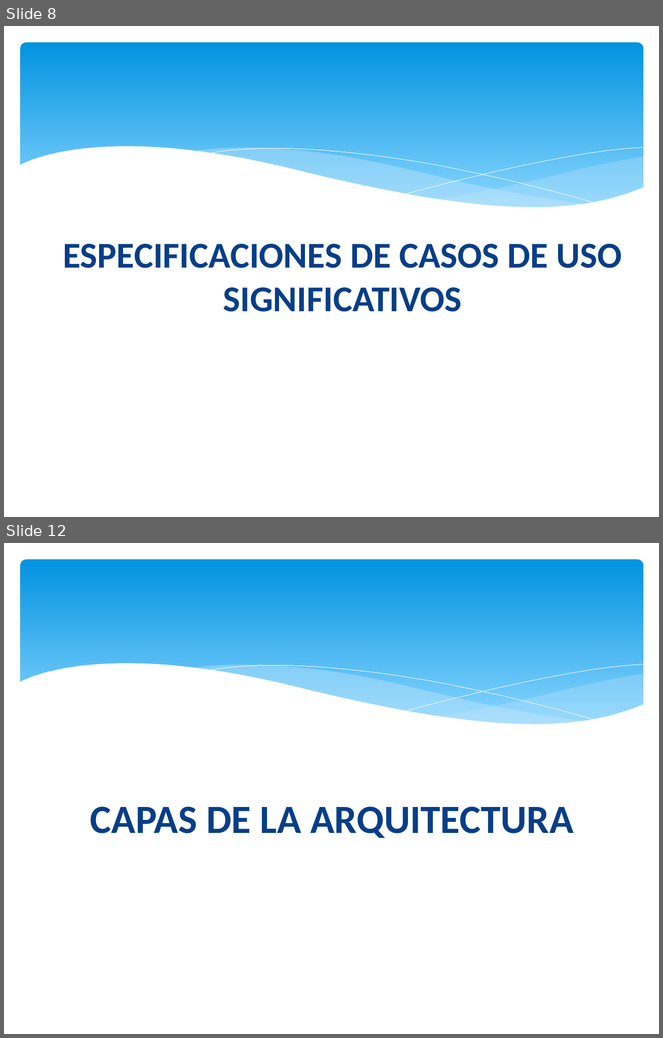
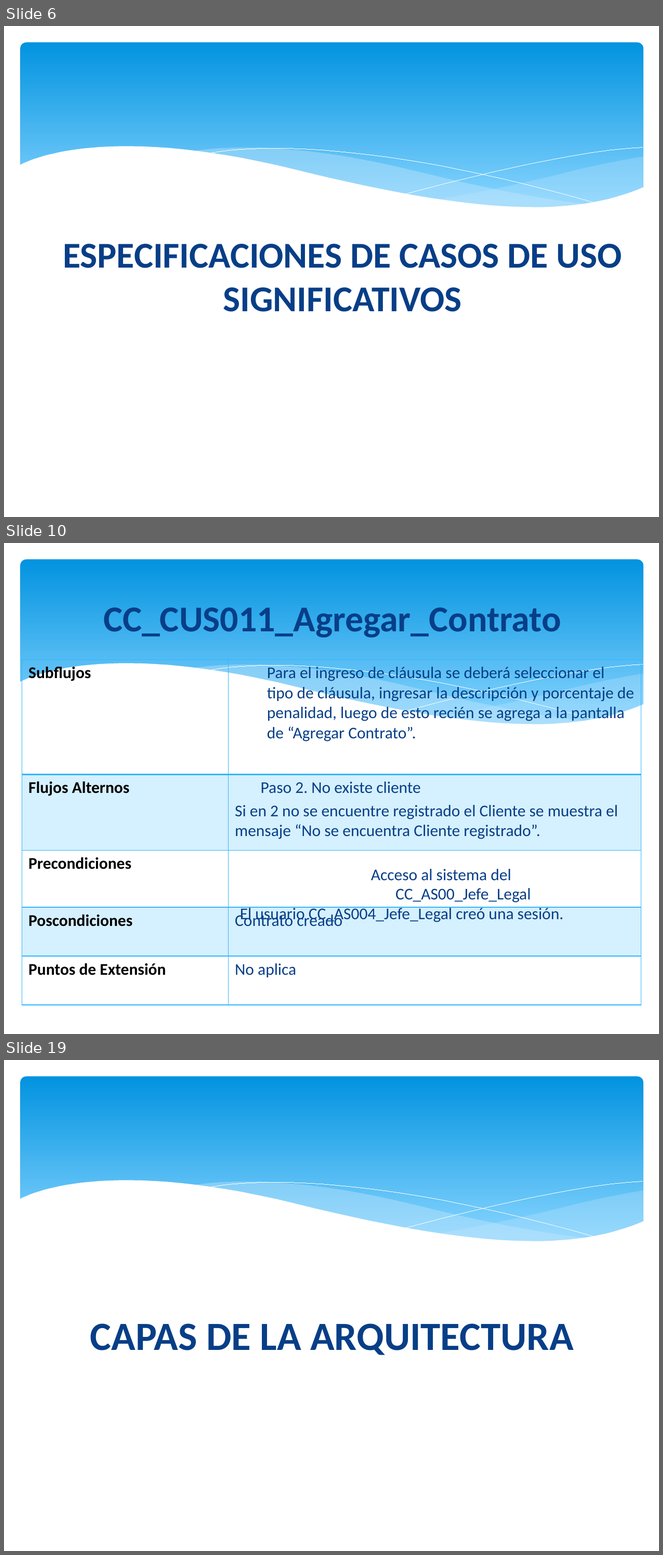
Before and after one commit to orlysemperfi/tp3-contratos-clientes, a slide deck: ITERACION 5/SUB ITERACION 2/PRESENTACION02/PPT TP3 PRES03.pptx. Shown one above the other, each under a label of ours: slides 8 and 12 before the commit, slides 6, 10 and 19 after it; the slides between them are not shown. The pictures are 663x1038 and 663x1555 pixels, drawn with LibreOffice and Linux fonts; fonts in the diff are those of the drawing. Boxes give left, top, right and bottom in pixels: in the first picture for what was removed or moved away, otherwise in the second. Text is boxed around its words. In the diff, an @@ line names an element or a change of style, - is before the commit and + after.

```diff
--- a/ITERACION 5/SUB ITERACION 2/PRESENTACION02/PPT TP3 PRES03.pptx
+++ b/ITERACION 5/SUB ITERACION 2/PRESENTACION02/PPT TP3 PRES03.pptx
@@ slide 10 added at [4, 543, 659, 1034], background #FFFFFF; not listed: 6 template elements that a slide beside it also shows @@
@@ title added at [103, 607, 561, 638], 40 pt, text #073E87, bold @@
+CC_CUS011_Agregar_Contrato
@@ table added at [22, 659, 641, 1006], 5 rows, 2 columns @@
+Subflujos | Para el ingreso de cláusula se deberá seleccionar el tipo de cláusula, ingresar la descripción y porcentaje de penalidad, luego de esto recién se agrega a la pantalla de “Agregar Contrato”.
+Flujos Alternos | Paso 2. No existe cliente / Si en 2 no se encuentre registrado el Cliente se muestra el mensaje “No se encuentra Cliente registrado”.
+Precondiciones | 
+Poscondiciones | Contrato creado
+Puntos de Extensión | No aplica
@@ text added at [240, 869, 564, 924], 18 pt, text #073E87 @@
+        Acceso al sistema del CC_AS00_Jefe_Legal
+El usuario CC_AS004_Jefe_Legal creó una sesión.
@@ what was slide 8 is now slide 6 @@
@@ what was slide 12 is now slide 19 @@
```
Also in this commit, not shown: 6 slides changed, 8 other slides added, 2 slides removed.
